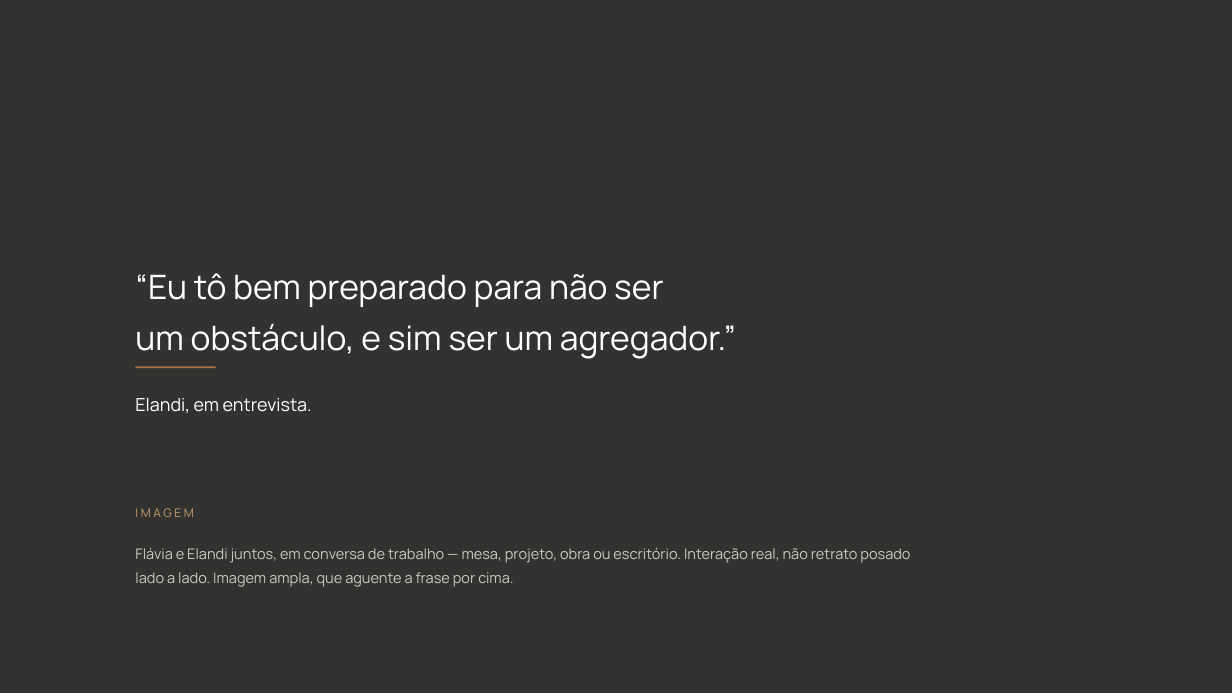
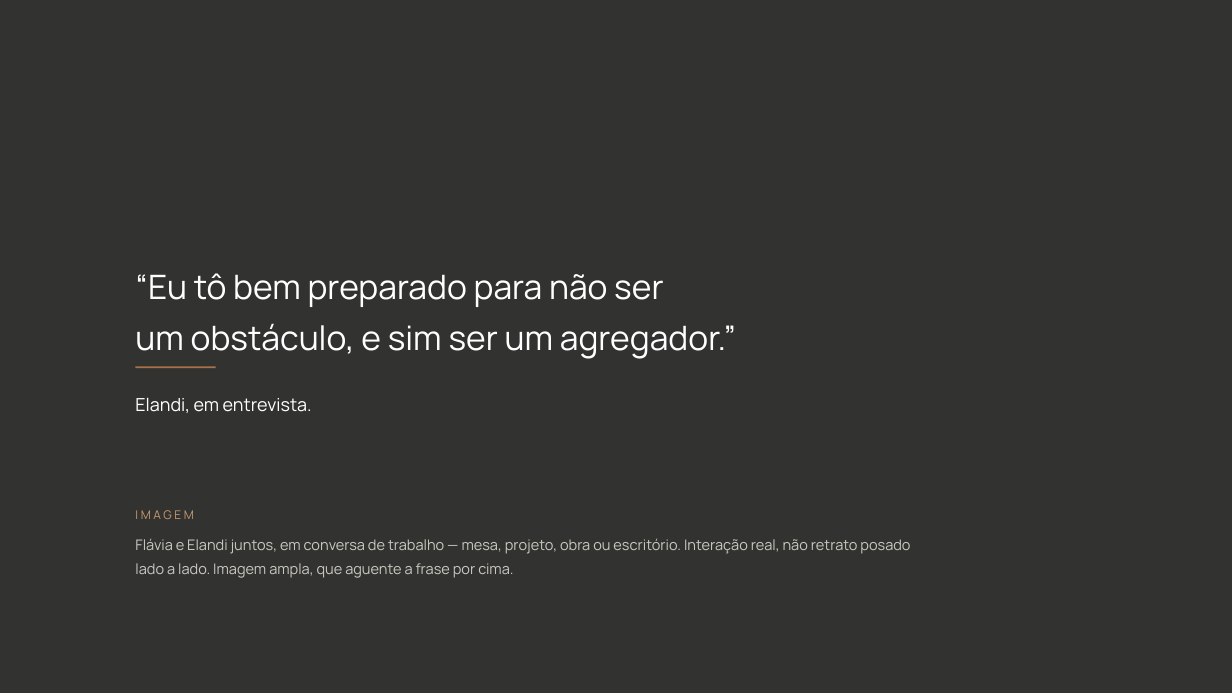
Before and after one commit to kellyalbertkabrand/Apresentacao_Revelacao_de_Essencia, a slide deck: slide 17 of clientes/flavia-muccelin/Duas-Trajetorias-Uma-Nova-Forca-Flavia-e-Elandi.pptx. Drawn at 1232x693 pixels with LibreOffice and Linux fonts; fonts in the diff are those of the drawing; background and template pictures are left out; a plain dark background stands for a picture behind light text. Boxes give left, top, right and bottom in pixels: in the first picture for what was removed or moved away, otherwise in the second. Text is boxed around its words. In the diff, an @@ line names an element or a change of style, - is before the commit and + after.

```diff
--- a/clientes/flavia-muccelin/Duas-Trajetorias-Uma-Nova-Forca-Flavia-e-Elandi.pptx
+++ b/clientes/flavia-muccelin/Duas-Trajetorias-Uma-Nova-Forca-Flavia-e-Elandi.pptx
@@ text "Flávia e Elandi juntos, em ...": place and size @@
-text "Flávia e Elandi juntos, em ..." at bbox=[135, 548, 910, 587]
+text "Flávia e Elandi juntos, em ..." at bbox=[135, 539, 910, 578]
```
Also in this commit, not shown: 14 other files.
